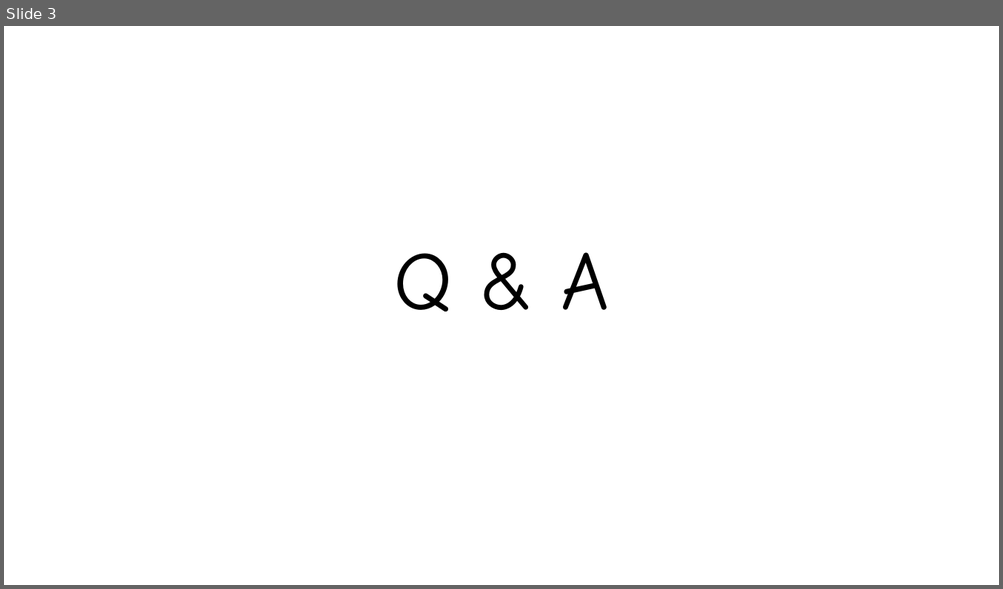
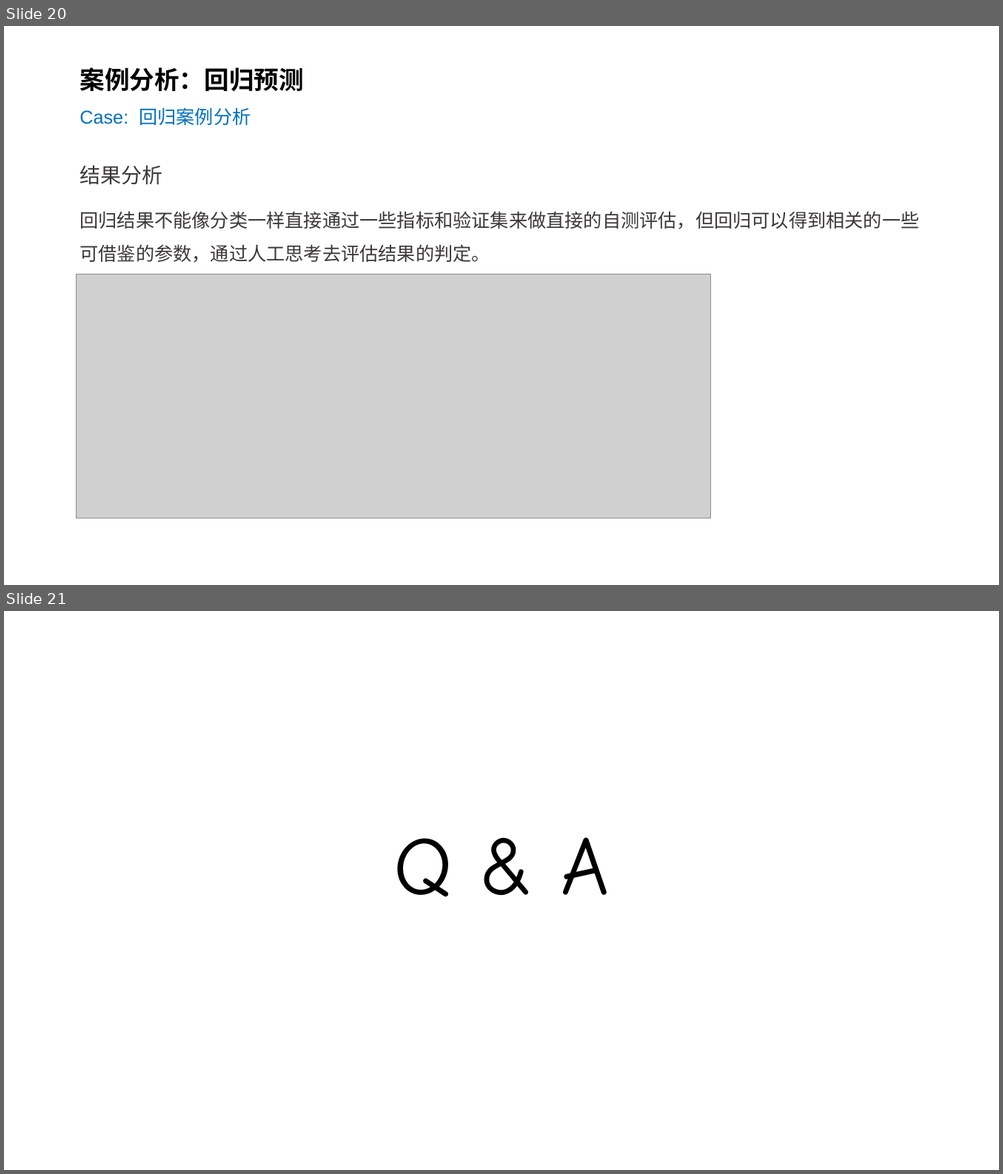
Before and after one commit to silentbalanceyh/cda-exam, a slide deck: ppt/05.回归.pptx. Shown one above the other, each under a label of ours: slide 3 before the commit, slides 20 and 21 after it. The pictures are 1003x589 and 1003x1174 pixels, drawn with LibreOffice and Linux fonts; fonts in the diff are those of the drawing; grey boxes stand for pictures; background and template pictures are left out. Boxes give left, top, right and bottom in pixels: in the first picture for what was removed or moved away, otherwise in the second. Text is boxed around its words. In the diff, an @@ line names an element or a change of style, - is before the commit and + after.

```diff
--- a/ppt/05.回归.pptx
+++ b/ppt/05.回归.pptx
@@ slide 20 added at <box>4,26,999,585</box>, background #FFFFFF @@
@@ title added at <box>79,67,303,125</box>, 18 pt, text #0070C0 @@
+案例分析：回归预测
+Case: 回归案例分析
@@ text added at <box>79,165,919,263</box>, 18 pt, text #3B3838 @@
+结果分析
+回归结果不能像分类一样直接通过一些指标和验证集来做直接的自测评估，但回归可以得到相关的一些可借鉴的参数，通过人工思考去评估结果的判定。
@@ picture added at <box>77,275,711,519</box> @@
@@ what was slide 3 is now slide 21 @@
```
Also in this commit, not shown: 1 slide changed, 18 other slides added, 1 slide removed, 16 other files.
